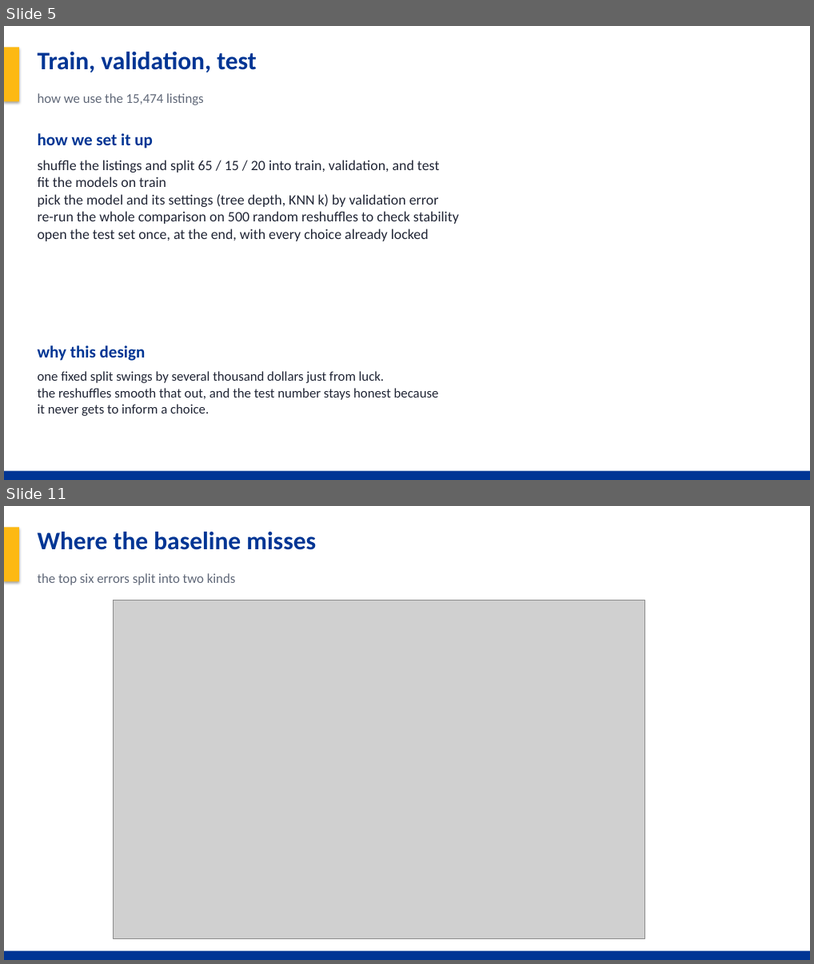
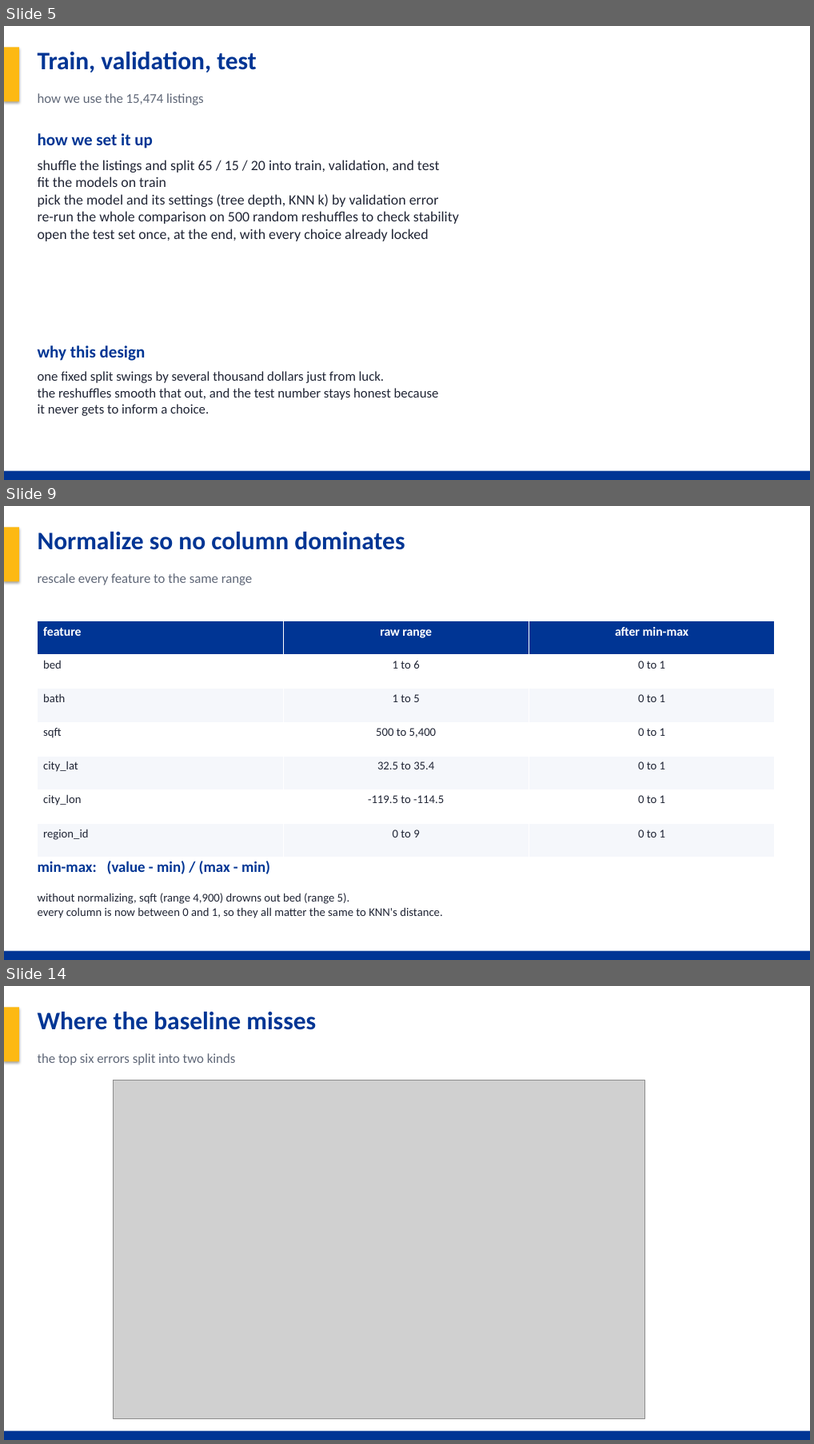
Before and after one commit to Noah-Gallego/house-price-4450-final, a slide deck: HousePrice_Final_Project.pptx. Shown one above the other, each under a label of ours: slides 5 and 11 before the commit, slides 5, 9 and 14 after it; the slides between them are not shown. The pictures are 814x964 and 814x1444 pixels, drawn with LibreOffice and Linux fonts; fonts in the diff are those of the drawing; grey boxes stand for pictures. Boxes give left, top, right and bottom in pixels: in the first picture for what was removed or moved away, otherwise in the second. Text is boxed around its words. In the diff, an @@ line names an element or a change of style, - is before the commit and + after.

Commit message:
Add region clustering, MLR results, distance-metric CV, updated deck

```diff
--- a/HousePrice_Final_Project.pptx
+++ b/HousePrice_Final_Project.pptx
@@ slide 9 added at bbox=[4, 506, 810, 960], background #FFFFFF @@
@@ rectangle added at bbox=[4, 506, 810, 960], fill #FFFFFF @@
@@ rectangle added at bbox=[4, 527, 19, 582], fill #FDB913 @@
@@ text added at bbox=[38, 532, 405, 550], 30 pt, text #003594, bold @@
+Normalize so no column dominates
@@ text added at bbox=[38, 573, 252, 585], 16 pt, text #606878 @@
+rescale every feature to the same range
@@ table added at bbox=[38, 621, 776, 857], 7 rows, 3 columns @@
+feature | raw range | after min-max
+bed | 1 to 6 | 0 to 1
+bath | 1 to 5 | 0 to 1
+sqft | 500 to 5,400 | 0 to 1
+city_lat | 32.5 to 35.4 | 0 to 1
+city_lon | -119.5 to -114.5 | 0 to 1
+region_id | 0 to 9 | 0 to 1
@@ text added at bbox=[38, 860, 270, 874], 18 pt, text #003594, bold @@
+min-max: (value - min) / (max - min)
@@ text added at bbox=[38, 892, 442, 918], 14 pt, text #202535 @@
+without normalizing, sqft (range 4,900) drowns out bed (range 5).
+every column is now between 0 and 1, so they all matter the same to KNN's distance.
@@ rectangle added at bbox=[4, 951, 810, 960], fill #003594 @@
@@ what was slide 11 is now slide 14 @@
```
Also in this commit, not shown: 2 slides changed, 5 other slides added, 3 slides removed, 13 other files.
